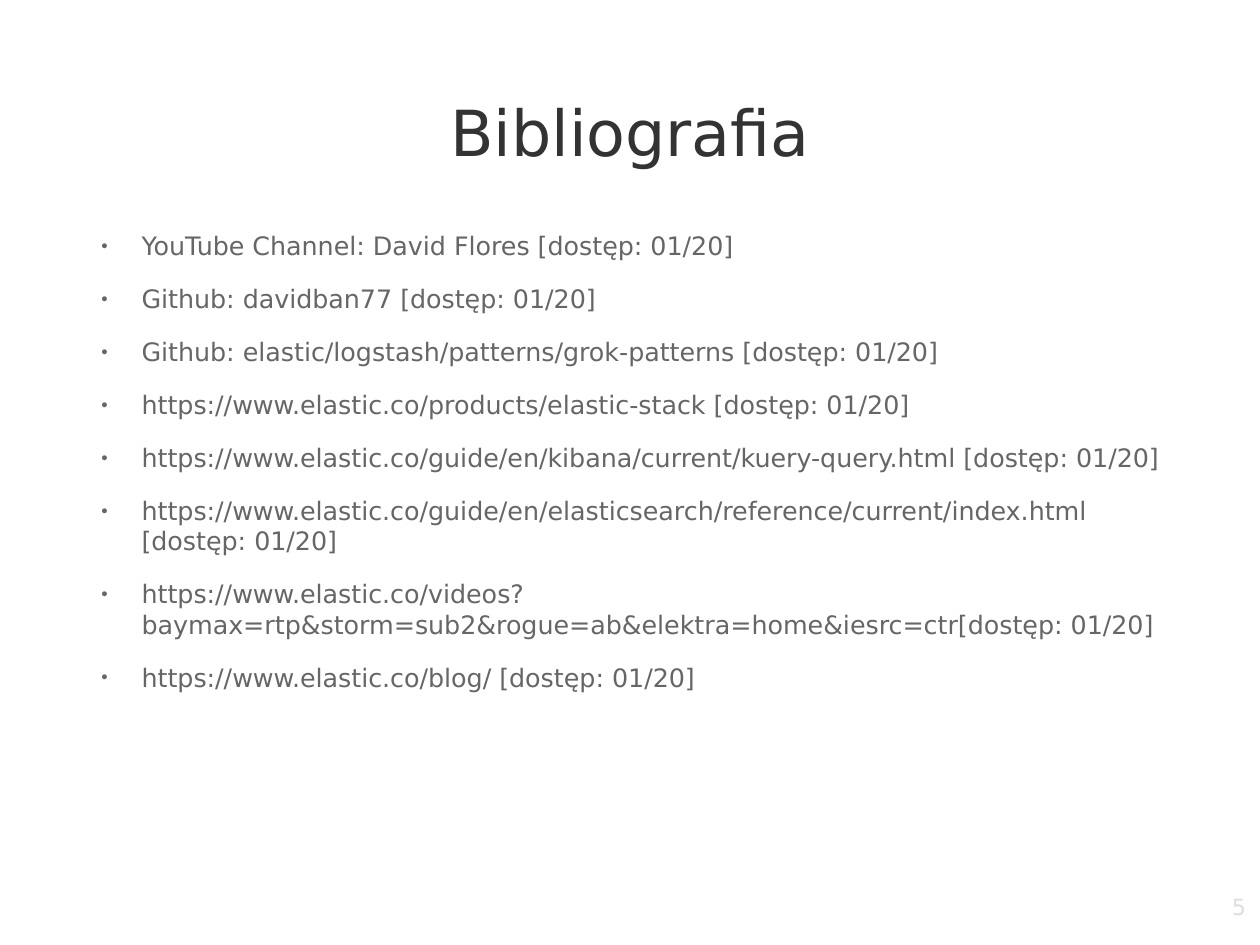
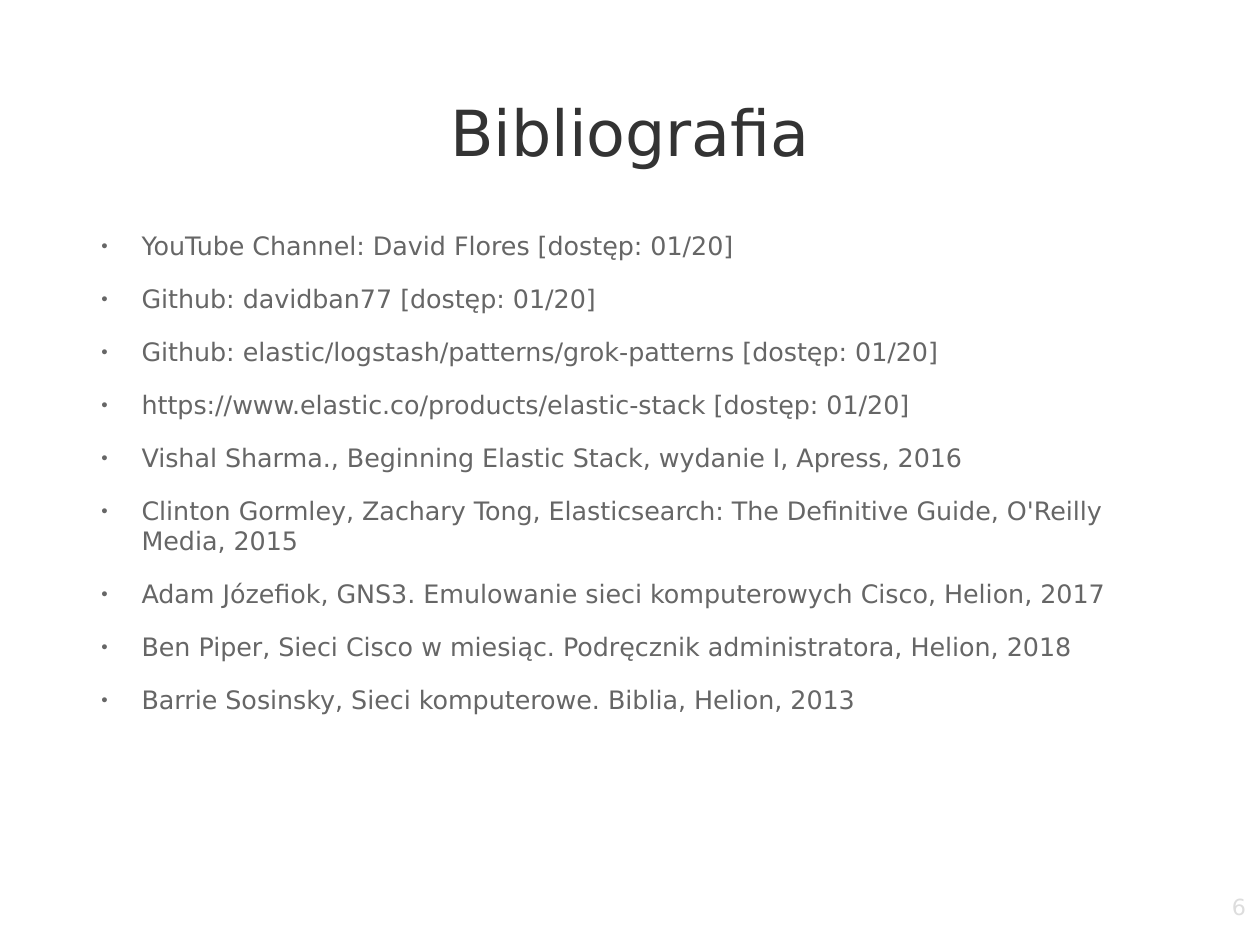
Before and after one commit to szymow/ELK, a slide deck: slide 6 of praca-magisterska.odp (slide 5 before the commit). Drawn at 1260x945 pixels with LibreOffice and Linux fonts; fonts in the diff are those of the drawing; background and template pictures are left out. Boxes give left, top, right and bottom in pixels: in the first picture for what was removed or moved away, otherwise in the second. Text is boxed around its words. In the diff, an @@ line names an element or a change of style, - is before the commit and + after.

```diff
--- a/praca-magisterska.odp
+++ b/praca-magisterska.odp
@@ text at <box>142,447,1104,715</box>: text changed @@
-● https://www.elastic.co/guide/en/kibana/current/kuery-query.html [dostęp: 01/20]
-● https://www.elastic.co/guide/en/elasticsearch/reference/current/index.html [dostęp: 01/20]
-● https://www.elastic.co/videos?baymax=rtp&storm=sub2&rogue=ab&elektra=home&iesrc=ctr[dostęp: 01/20]
-● https://www.elastic.co/blog/ [dostęp: 01/20]
+● Vishal Sharma., Beginning Elastic Stack, wydanie I, Apress, 2016
+● Clinton Gormley, Zachary Tong, Elasticsearch: The Definitive Guide, O'Reilly Media, 2015
+● Adam Józefiok, GNS3. Emulowanie sieci komputerowych Cisco, Helion, 2017
+● Ben Piper, Sieci Cisco w miesiąc. Podręcznik administratora, Helion, 2018
+● Barrie Sosinsky, Sieci komputerowe. Biblia, Helion, 2013
@@ page number at <box>954,894,1247,945</box>: text changed @@
-5
+6
```
Also in this commit, not shown: 1 other slide changed, 1 slide added.
